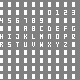
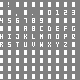
Layers edited between the first and the second 80 x 80 image:
painted on "default" over [8, 2, 35, 16]
